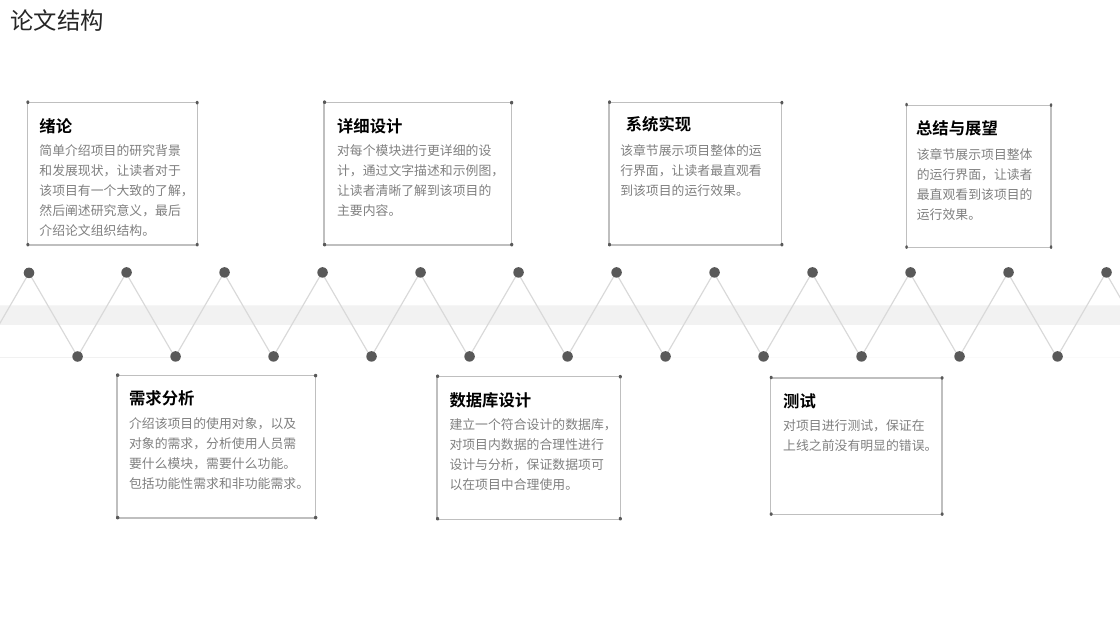
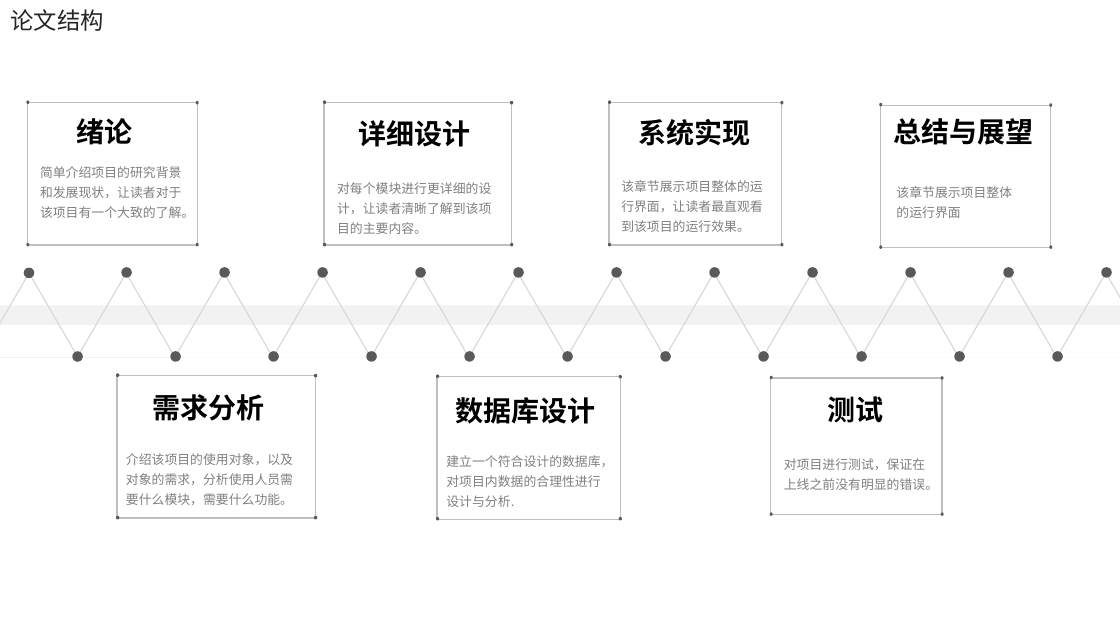
Before and after one commit to electronic-shopping-mall/liuyue, a slide deck: slide 7 of 答辩PPT.pptx. Drawn at 1120x630 pixels with LibreOffice and Linux fonts; fonts in the diff are those of the drawing. Boxes give left, top, right and bottom in pixels: in the first picture for what was removed or moved away, otherwise in the second. Text is boxed around its words. In the diff, an @@ line names an element or a change of style, - is before the commit and + after.

Commit message:
组织结构

```diff
--- a/答辩PPT.pptx
+++ b/答辩PPT.pptx
@@ text "绪论": place and size @@
-text "绪论" at <box>39,118,72,134</box>
+text "绪论" at <box>76,118,132,145</box>
@@ text "详细设计": place and size @@
-text "详细设计" at <box>337,118,402,134</box>
+text "详细设计" at <box>358,120,470,147</box>
@@ text "系统实现": place and size @@
-text "系统实现" at <box>626,116,691,132</box>
+text "系统实现" at <box>639,119,751,146</box>
@@ ellipse: place and size @@
-ellipse at <box>906,103,908,106</box>
+ellipse at <box>880,103,882,106</box>
@@ rectangle: place and size @@
-rectangle at <box>907,105,1052,247</box>
+rectangle at <box>881,105,1051,247</box>
@@ text "总结与展望": place and size @@
-text "总结与展望" at <box>916,120,998,136</box>
+text "总结与展望" at <box>894,118,1034,145</box>
@@ text at <box>40,166,194,218</box>: text changed @@
-简单介绍项目的研究背景和发展现状，让读者对于该项目有一个大致的了解，然后阐述研究意义，最后介绍论文组织结构。
+简单介绍项目的研究背景和发展现状，让读者对于该项目有一个大致的了解。
@@ text "该章节展示项目整体的运行界面，让读者最直观看到该项目的运行效果。": place and size @@
-text "该章节展示项目整体的运行界面，让读者最直观看到该项目的运行效果。" at <box>620,144,761,196</box>
+text "该章节展示项目整体的运行界面，让读者最直观看到该项目的运行效果。" at <box>621,180,762,232</box>
@@ text at <box>337,182,491,234</box>: text changed @@
-对每个模块进行更详细的设计，通过文字描述和示例图，让读者清晰了解到该项目的主要内容。
+对每个模块进行更详细的设计，让读者清晰了解到该项目的主要内容。
@@ text at <box>896,186,1012,218</box>: text changed @@
-该章节展示项目整体的运行界面，让读者最直观看到该项目的运行效果。
+该章节展示项目整体的运行界面
@@ ellipse: place and size @@
-ellipse at <box>906,245,908,249</box>
+ellipse at <box>880,245,882,249</box>
@@ text "需求分析": place and size @@
-text "需求分析" at <box>129,390,194,406</box>
+text "需求分析" at <box>153,394,265,421</box>
@@ size 14 to 24 pt in 7 elements at <box>894,118,1034,145</box>, <box>76,118,132,145</box>, <box>639,119,751,146</box>, <box>455,397,595,424</box>, <box>358,120,470,147</box>, <box>153,394,265,421</box>, <box>828,396,884,423</box> @@
@@ text "测试": place and size @@
-text "测试" at <box>783,393,816,409</box>
+text "测试" at <box>828,396,884,423</box>
@@ text "对项目进行测试，保证在上线之前没有明显的错误。": place and size @@
-text "对项目进行测试，保证在上线之前没有明显的错误。" at <box>783,419,937,451</box>
+text "对项目进行测试，保证在上线之前没有明显的错误。" at <box>784,458,938,490</box>
@@ text at <box>126,453,293,505</box>: text changed @@
-介绍该项目的使用对象，以及对象的需求，分析使用人员需要什么模块，需要什么功能。包括功能性需求和非功能需求。
+介绍该项目的使用对象，以及对象的需求，分析使用人员需要什么模块，需要什么功能。
@@ text at <box>446,455,613,507</box>: text changed @@
-建立一个符合设计的数据库，对项目内数据的合理性进行设计与分析，保证数据项可以在项目中合理使用。
+建立一个符合设计的数据库，对项目内数据的合理性进行设计与分析.
```
